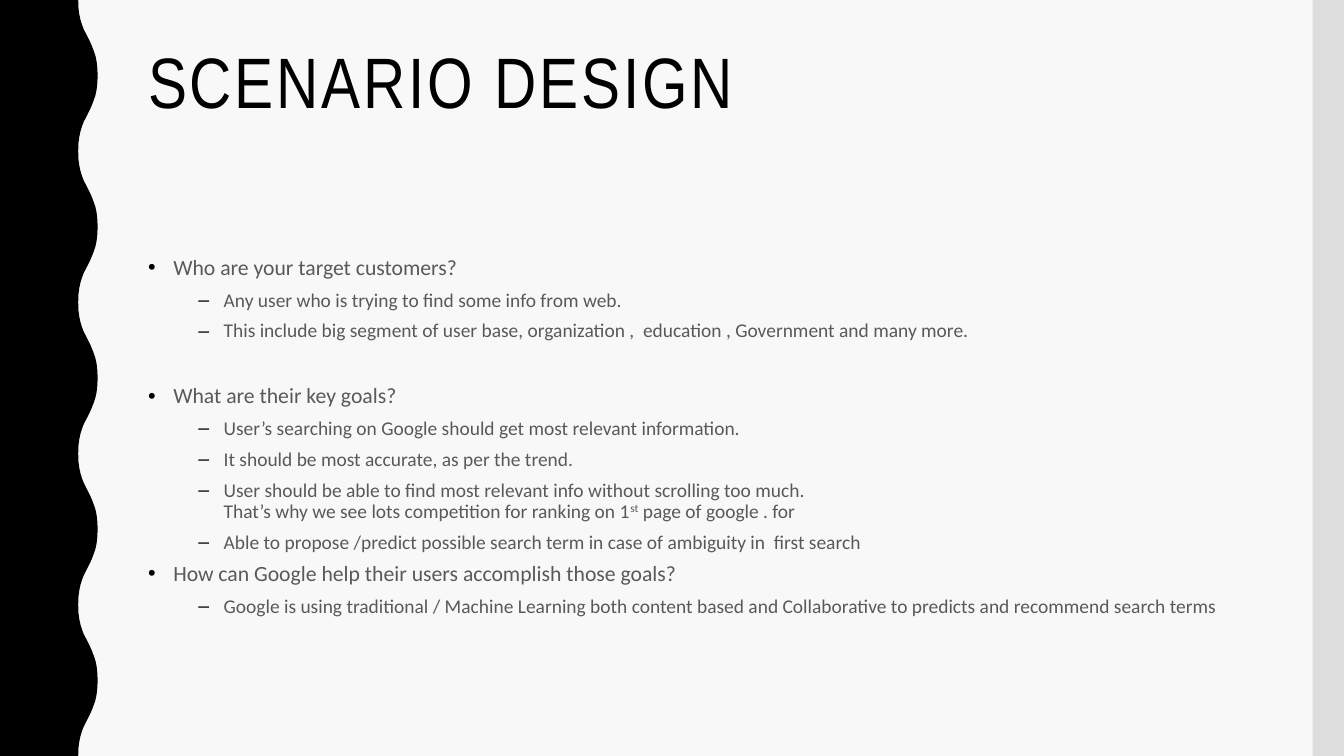
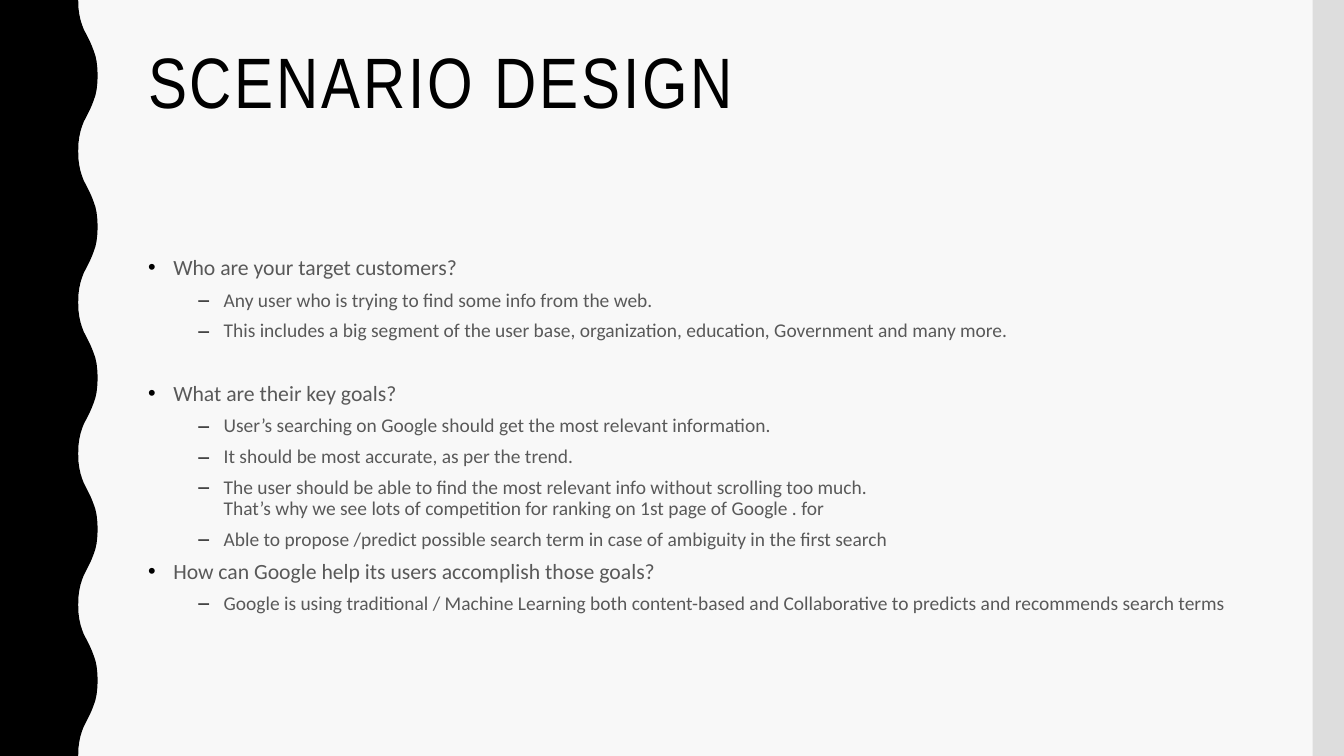
Before and after one commit to Rajwantmishra/msds, a slide deck: slide 6 of 607/week11/Google Search Recommendation.pptx. Drawn at 1344x756 pixels with LibreOffice and Linux fonts; fonts in the diff are those of the drawing. Boxes give left, top, right and bottom in pixels: in the first picture for what was removed or moved away, otherwise in the second. Text is boxed around its words. In the diff, an @@ line names an element or a change of style, - is before the commit and + after.

```diff
--- a/607/week11/Google Search Recommendation.pptx
+++ b/607/week11/Google Search Recommendation.pptx
@@ text at [224, 293, 1007, 341]: text changed @@
-  – Any user who is trying to find some info from web.
-  – This include big segment of user base, organization , education , Government and many more.
+  – Any user who is trying to find some info from the web.
+  – This includes a big segment of the user base, organization, education, Government and many more.
@@ text at [224, 418, 770, 436]: text changed @@
-  – User’s searching on Google should get most relevant information.
+  – User’s searching on Google should get the most relevant information.
@@ text at [173, 480, 1224, 614]: text changed @@
-  – User should be able to find most relevant info without scrolling too much.
-    That’s why we see lots competition for ranking on 1st page of google . for
-  – Able to propose /predict possible search term in case of ambiguity in first search
-• How can Google help their users accomplish those goals?
-  – Google is using traditional / Machine Learning both content based and Collaborative to predicts and recommend search terms
+  – The user should be able to find the most relevant info without scrolling too much.
+    That’s why we see lots of competition for ranking on 1st page of Google . for
+  – Able to propose /predict possible search term in case of ambiguity in the first search
+• How can Google help its users accomplish those goals?
+  – Google is using traditional / Machine Learning both content-based and Collaborative to predicts and recommends search terms
```
Also in this commit, not shown: 5 other files.
